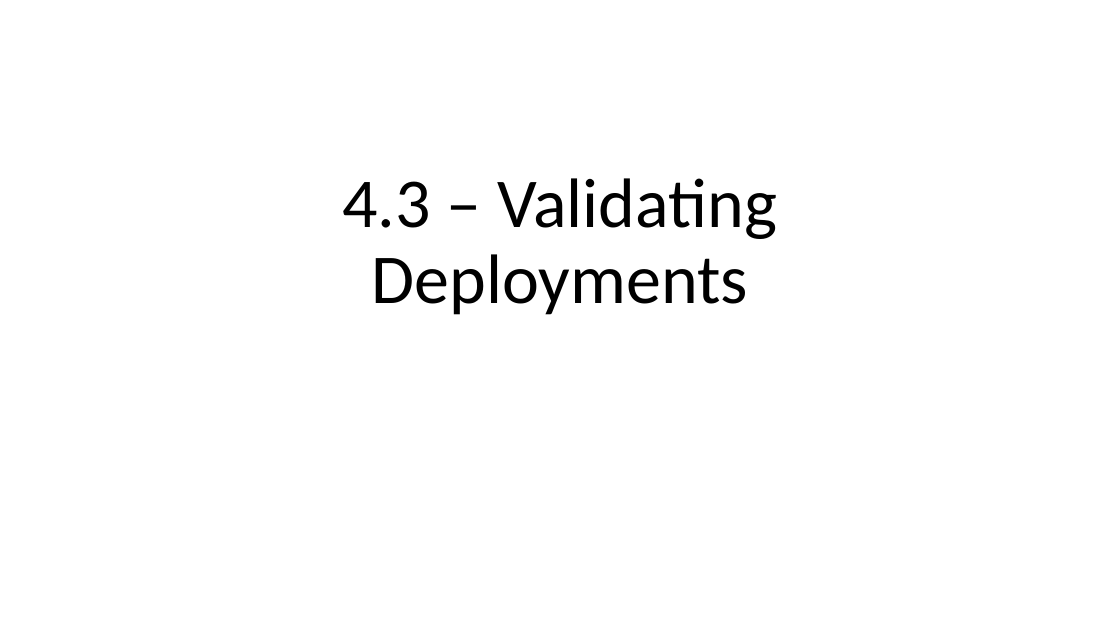
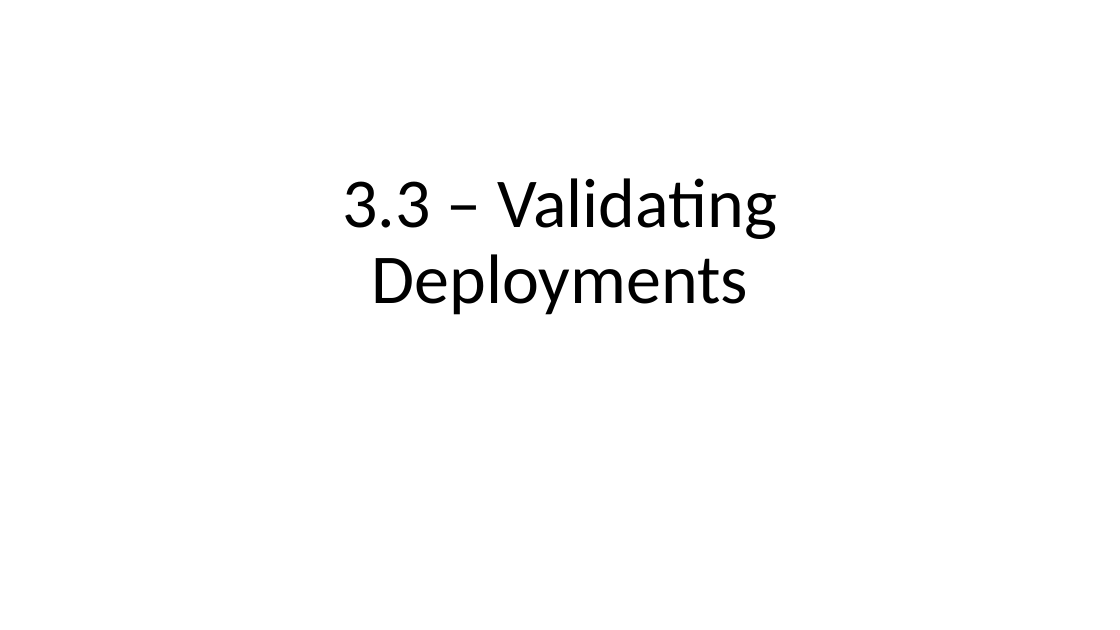
Before and after one commit to way0utwest/DatabaseDevOpsMS, a slide deck: slide 12 of Section 3 - Release Management/Section3-ReleaseManagement.pptx (slide 11 before the commit). Drawn at 1120x630 pixels with LibreOffice and Linux fonts; fonts in the diff are those of the drawing. Boxes give left, top, right and bottom in pixels: in the first picture for what was removed or moved away, otherwise in the second. Text is boxed around its words. In the diff, an @@ line names an element or a change of style, - is before the commit and + after.

```diff
--- a/Section 3 - Release Management/Section3-ReleaseManagement.pptx
+++ b/Section 3 - Release Management/Section3-ReleaseManagement.pptx
@@ title at (x1=342, y1=178, x2=777, y2=315): text changed @@
-4.3 – Validating Deployments
+3.3 – Validating Deployments
```
Also in this commit, not shown: 7 other slides changed, 12 slides added, 1 slide removed, 3 other files.
